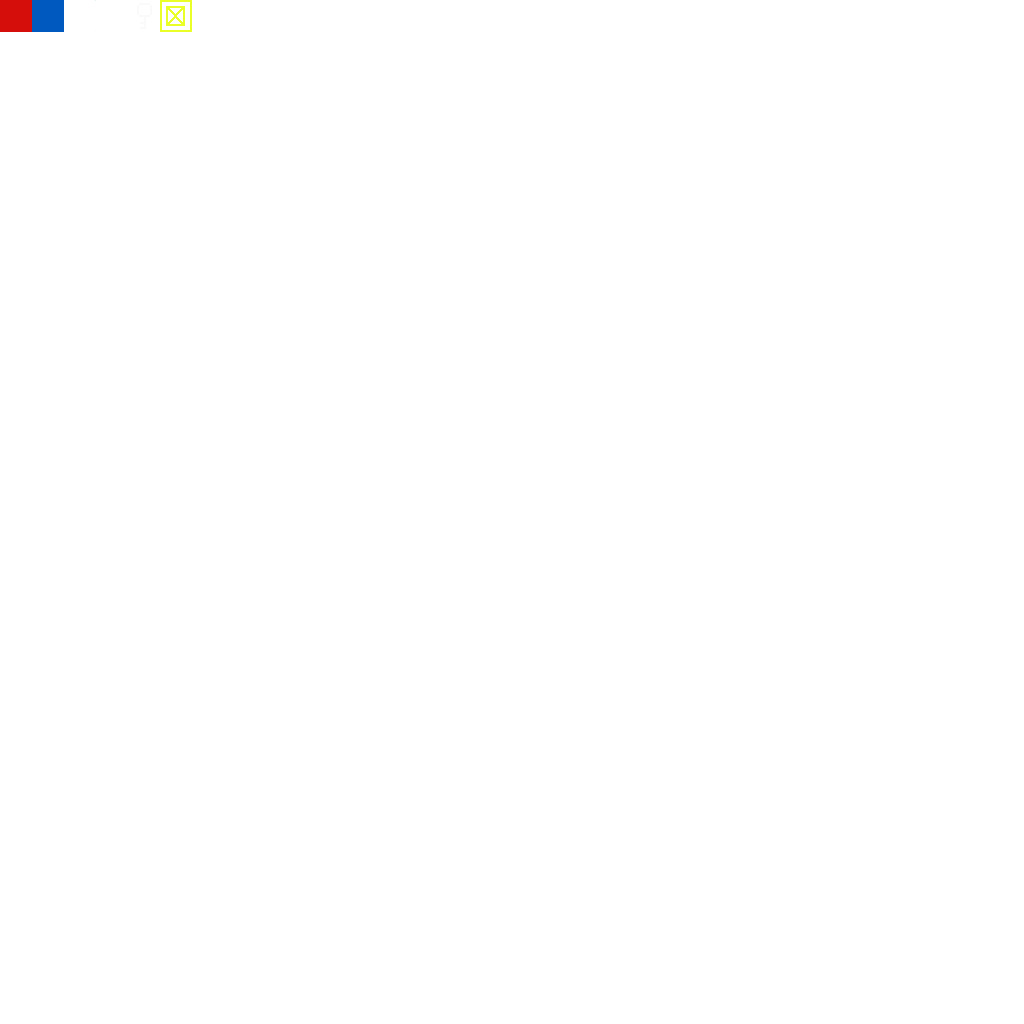
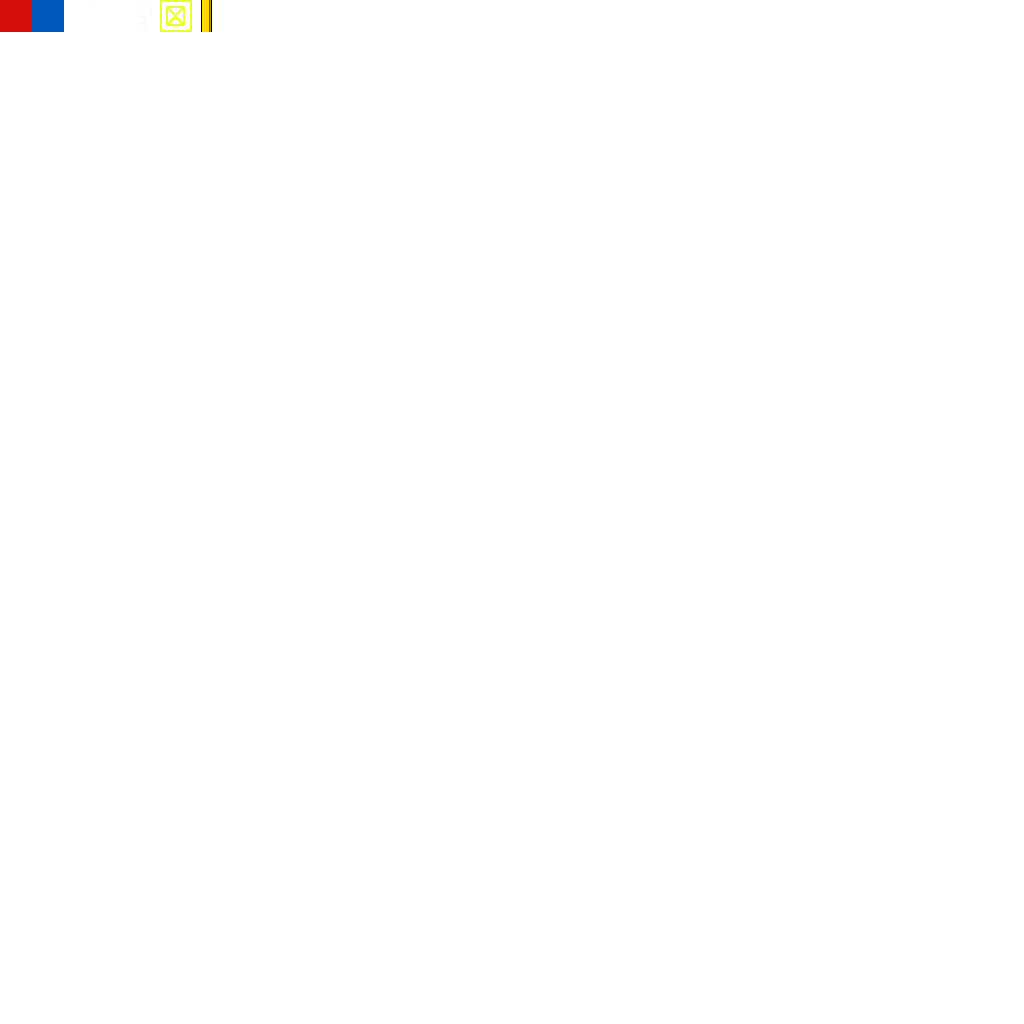
The second (1024, 1024) image is a revision of the first. Changes to its layers:
painted on "Слой 1" over [201, 0, 212, 32]
